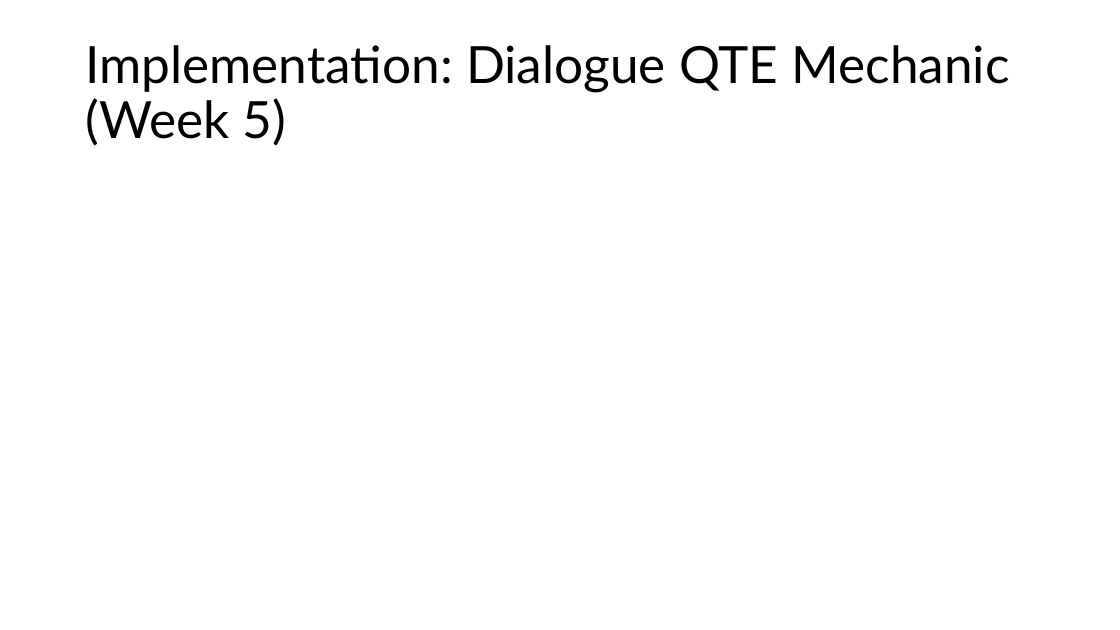
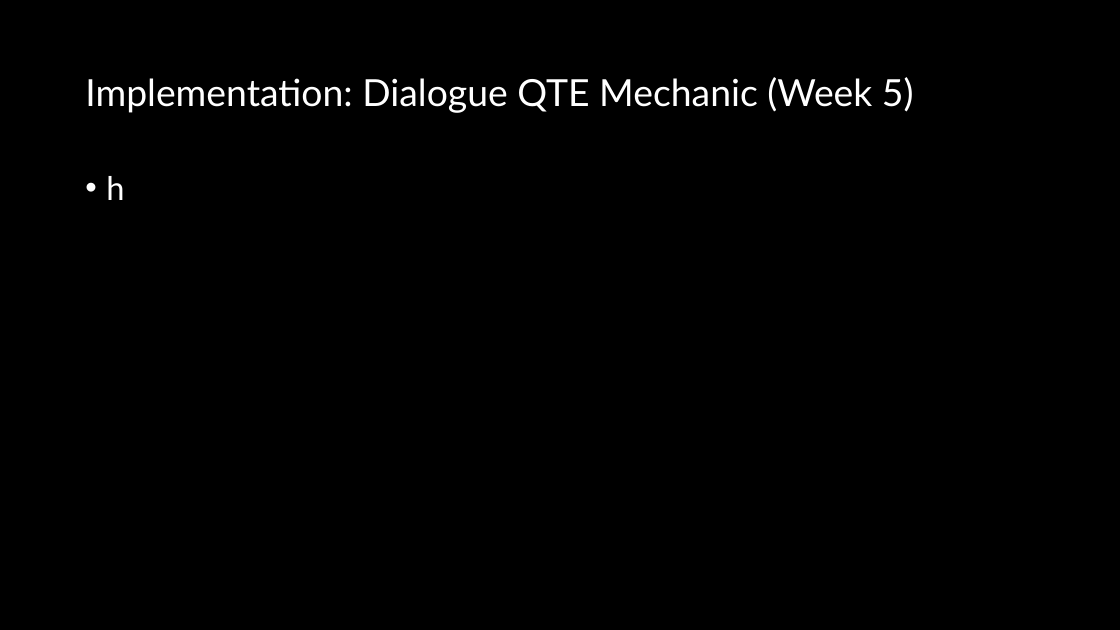
Before and after one commit to SiddPlus/GitHubTutorial, a slide deck: slide 11 of Indivual Dev Log.pptx. Drawn at 1120x630 pixels with LibreOffice and Linux fonts; fonts in the diff are those of the drawing. Boxes give left, top, right and bottom in pixels: in the first picture for what was removed or moved away, otherwise in the second. Text is boxed around its words. In the diff, an @@ line names an element or a change of style, - is before the commit and + after.

```diff
--- a/Indivual Dev Log.pptx
+++ b/Indivual Dev Log.pptx
@@ rectangle added at <box>0,0,1120,630</box>, fill #000000 @@
@@ title "Implementation: Dialogue QTE Mechanic (Week ..." at <box>85,77,914,113</box>: size 44 to 32 pt, text colour #000000 to #FFFFFF @@
@@ text added at <box>106,176,124,200</box>, 28 pt, text #FFFFFF @@
+• h
```
Also in this commit, not shown: 20 other slides changed, 1 slide added.
